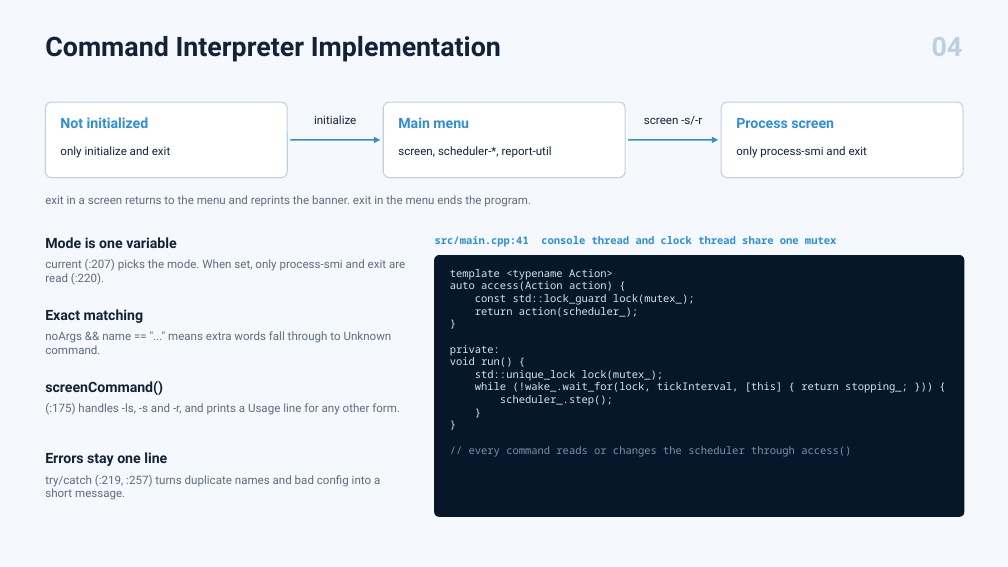
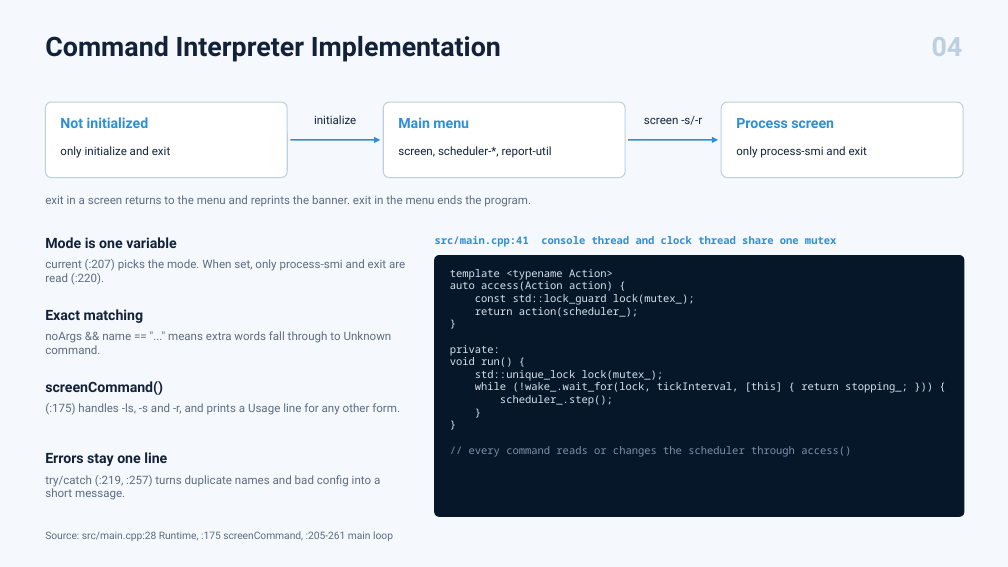
Before and after one commit to zuraxy/CSOPESY2, a slide deck: slide 4 of ACTUAL Submission - MO1 - Process Multiplexer and CLI/PPT/PPT - ACTUAL Submission - MO1 - Process Multiplexer and CLI.pptx. Drawn at 1008x567 pixels with LibreOffice and Linux fonts; fonts in the diff are those of the drawing. Boxes give left, top, right and bottom in pixels: in the first picture for what was removed or moved away, otherwise in the second. Text is boxed around its words. In the diff, an @@ line names an element or a change of style, - is before the commit and + after.

```diff
--- a/ACTUAL Submission - MO1 - Process Multiplexer and CLI/PPT/PPT - ACTUAL Submission - MO1 - Process Multiplexer and CLI.pptx
+++ b/ACTUAL Submission - MO1 - Process Multiplexer and CLI/PPT/PPT - ACTUAL Submission - MO1 - Process Multiplexer and CLI.pptx
@@ text added at <box>45,531,393,541</box>, 9.8 pt, text #5D6C80 @@
+Source: src/main.cpp:28 Runtime, :175 screenCommand, :205-261 main loop
```
Also in this commit, not shown: 4 other slides changed, 1 other file.
